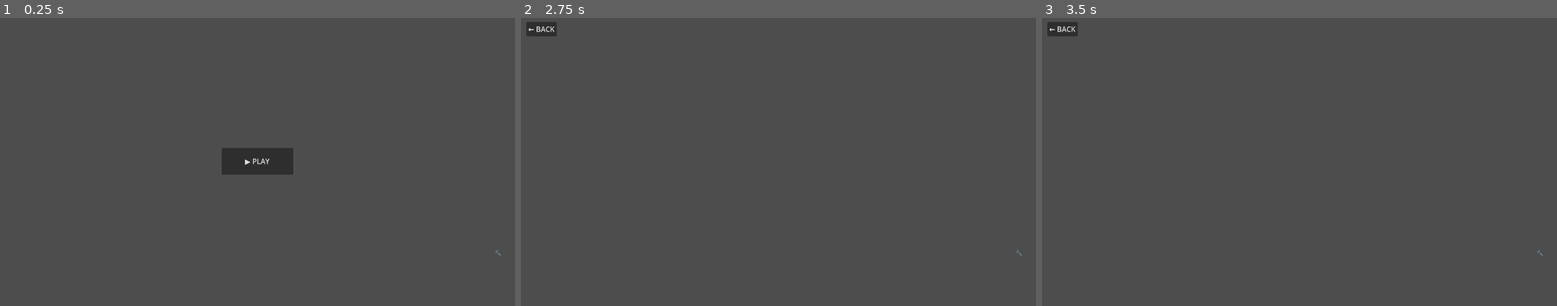
Above: before the commit, frames 1-3 (left to right).
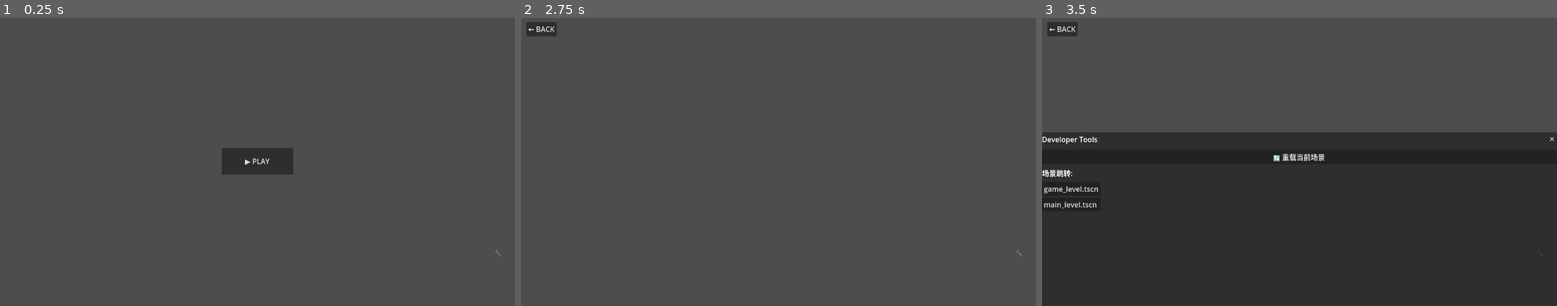
Above: after the commit, the same moments.

Repository: GeorgeMee/Godotter
Game: Godot game, scene res://game/levels/main_level.tscn
Same seed, same stepped clock (60 frames per second), same inputs: the game is played once before the commit and once after it.
Inputs (mouse positions are in pixels of both pictures, inside the frame that each line leads up to):
- Up to frame 1 (0.25 s): no input
- Up to frame 2 (2.75 s): click "▶ PLAY" at 0.5 s; click "← BACK" at 1.25 s; click "▶ PLAY" at 2 s
- Up to frame 3 (3.5 s): tap Enter (confirm) at 2.75 s; drag from (1541, 254) to (1351, 98) at 2.77 s

Frames 1-2 are identical in both runs. In frame 3, 60% of the frame differs, in the area x 0-100%, y 39-100%.
Error after the commit: Invalid access to property or key 'scene_changed' on a base object of type 'SceneTree'. (res://cheat/autoload/cheat_bootstrap.gd:17)

Commit message:
fix(cheat): remove Tween animation, wrap trigger in CanvasLayer, fix scene change
- cheat_overlay.gd: remove slide_up/slide_down Tween, use direct show/hide
- cheat_overlay.gd: _on_jump calls hide() + change_scene directly, no call_deferred
- cheat_bootstrap.gd: wrap trigger in CanvasLayer(layer=100)
- cheat_bootstrap.gd: scene_changed signal re-raises cheat nodes above new scene
- cheat_overlay.tscn: panel anchors to bottom 60%% of screen instead of fixed pixels

Diff:
--- a/templates/godotter_game_template/cheat/autoload/cheat_bootstrap.gd
+++ b/templates/godotter_game_template/cheat/autoload/cheat_bootstrap.gd
@@ -5,6 +5,7 @@
 
 var _overlay: CanvasLayer = null
 var _trigger: Control = null
+var _trigger_layer: CanvasLayer = null
 
 
 func _ready() -> void:
@@ -13,12 +14,17 @@
 			return
 	await get_tree().process_frame
 	_spawn()
+	get_tree().scene_changed.connect(_on_scene_changed)
 
 
 func _spawn() -> void:
+	_trigger_layer = CanvasLayer.new()
+	_trigger_layer.layer = 100
+	get_tree().root.add_child(_trigger_layer)
+
 	_trigger = preload("res://cheat/overlay/cheat_trigger.tscn").instantiate()
 	_trigger.pressed.connect(_toggle_overlay)
-	get_tree().root.add_child(_trigger)
+	_trigger_layer.add_child(_trigger)
 
 	_overlay = preload("res://cheat/overlay/cheat_overlay.tscn").instantiate()
 	_overlay.hide()
@@ -27,7 +33,11 @@
 
 func _toggle_overlay() -> void:
 	_overlay.visible = not _overlay.visible
-	if _overlay.visible:
-		_overlay.slide_up()
-	else:
-		_overlay.slide_down()
+
+
+func _on_scene_changed(_current: Node) -> void:
+	# Keep cheat nodes on top of the new scene
+	if _trigger_layer:
+		_trigger_layer.move_to_front()
+	if _overlay:
+		_overlay.move_to_front()
--- a/templates/godotter_game_template/cheat/overlay/cheat_overlay.gd
+++ b/templates/godotter_game_template/cheat/overlay/cheat_overlay.gd
@@ -1,30 +1,10 @@
 extends CanvasLayer
 
-## Bottom slide-up panel with scene jumper and reload.
-
-
-var _animating := false
-
-
-func slide_up() -> void:
-	var panel := $Panel
-	panel.position.y = get_viewport().get_visible_rect().size.y
-	show()
-	var tween := create_tween()
-	tween.set_ease(Tween.EASE_OUT).set_trans(Tween.TRANS_CUBIC)
-	tween.tween_property(panel, "position:y", get_viewport().get_visible_rect().size.y * 0.4, 0.25)
-
-
-func slide_down() -> void:
-	var panel := $Panel
-	var tween := create_tween()
-	tween.set_ease(Tween.EASE_IN).set_trans(Tween.TRANS_CUBIC)
-	tween.tween_property(panel, "position:y", get_viewport().get_visible_rect().size.y, 0.2)
-	tween.tween_callback(hide)
+## Overlay panel with scene jumper and reload.
 
 
 func _ready() -> void:
-	$Panel/VBoxContainer/TopBar/CloseBtn.pressed.connect(slide_down)
+	$Panel/VBoxContainer/TopBar/CloseBtn.pressed.connect(hide)
 	$Panel/VBoxContainer/ReloadBtn.pressed.connect(_on_reload_pressed)
 	_populate_scenes()
 
@@ -39,7 +19,7 @@
 	var file_name := dir.get_next()
 	var scenes: Array[String] = []
 	while file_name != "":
-		if file_name.ends_with(".tscn") and file_name != "uid://":
+		if file_name.ends_with(".tscn"):
 			scenes.append(scene_root + file_name)
 		file_name = dir.get_next()
 	dir.list_dir_end()
@@ -53,23 +33,10 @@
 
 
 func _on_jump(scene_path: String) -> void:
-	slide_down()
-	# Use call_deferred so the tween finishes before scene change
-	call_deferred("_change_scene", scene_path)
-
-
-func _change_scene(scene_path: String) -> void:
-	var err := get_tree().change_scene_to_file(scene_path)
-	if err != OK:
-		push_error("Failed to change scene to %s" % scene_path)
+	hide()
+	get_tree().change_scene_to_file(scene_path)
 
 
 func _on_reload_pressed() -> void:
-	slide_down()
-	call_deferred("_reload_current")
-
-
-func _reload_current() -> void:
-	var err := get_tree().reload_current_scene()
-	if err != OK:
-		push_error("Failed to reload scene")
+	hide()
+	get_tree().reload_current_scene()
--- a/templates/godotter_game_template/cheat/overlay/cheat_overlay.tscn
+++ b/templates/godotter_game_template/cheat/overlay/cheat_overlay.tscn
@@ -9,13 +9,14 @@
 [node name="Panel" type="Panel" parent="."]
 layout_mode = 1
 anchors_preset = 0
-anchor_bottom = 0.0
+anchor_top = 0.4
+anchor_bottom = 1.0
+anchor_left = 0.0
+anchor_right = 1.0
 offset_left = 0.0
-offset_top = 300.0
-offset_right = 400.0
-offset_bottom = 750.0
-size_flags_horizontal = 3
-size_flags_vertical = 2
+offset_top = 0.0
+offset_right = 0.0
+offset_bottom = 0.0
 
 [node name="VBoxContainer" type="VBoxContainer" parent="Panel"]
 layout_mode = 1
